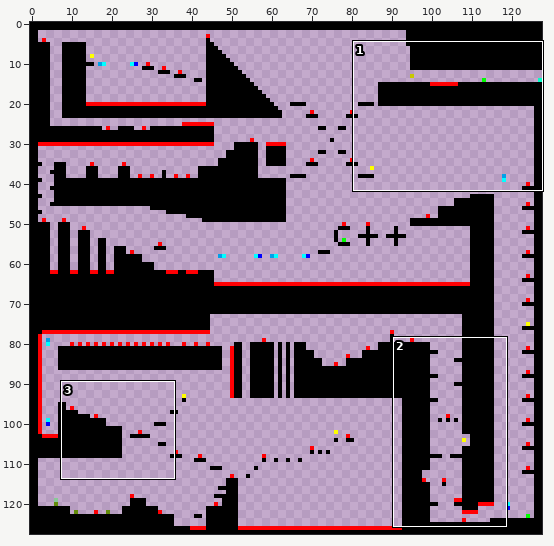
A sprite sheet gets an edit: Wonambi/Assets/Bundles/Sprites/Maps/LevelMap1.png. Above: a wide view before the commit, with the close-up outlined.
Close-up. As it was:
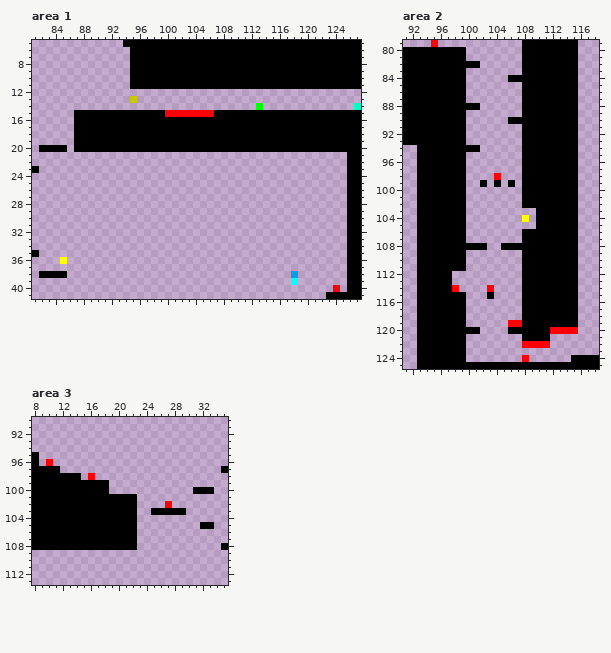
The file is 128x128 pixels. Colours within 5 levels of each other are drawn and written as one. Shown: area 1: x 81..127, y 5..41; area 2: x 91..118, y 79..125; area 3: x 8..35, y 90..113. The commit also changed other parts of the picture, which this record leaves out.
After the commit:
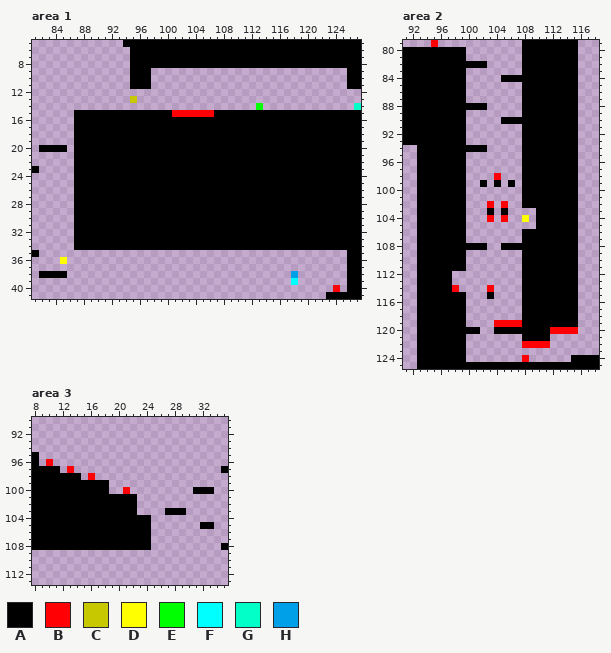
Palette (. is transparent): A #000000  B #ff0004  C #c8c800  D #ffff00  E #00ff00  F #00ffff  G #02ffc8  H #00a0e9
Changes in this commit:
Area 1:
y 9..11: x 98..125 AAAAAAAAAAAAAAAAAAAAAAAAAAAA -> ............................
y 15: x 100 B -> A
y 21..34: x 87..125 ....................................... -> AAAAAAAAAAAAAAAAAAAAAAAAAAAAAAAAAAAAAAA
Area 2:
y 82: x 102 . -> A
y 84: x 105 . -> A
y 88: x 102 . -> A
y 90: x 105 . -> A
y 94: x 102 . -> A
y 102: x 103 . -> B; x 105 . -> B
y 103: x 103 . -> A; x 105 . -> A
y 104: x 103 . -> B; x 105 . -> B
y 119: x 104..105 .. -> BB
y 120: x 104..105 .. -> AA
Area 3:
y 97: x 13 . -> B
y 100: x 21 . -> B
y 102: x 27 B -> .
y 103: x 25..26 AA -> ..
y 104..108: x 23..24 .. -> AA
